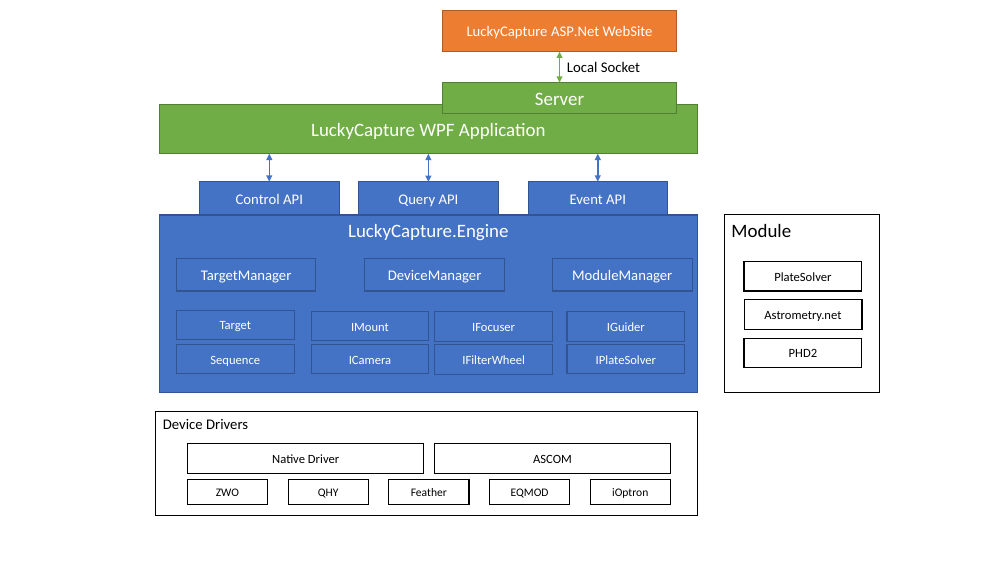
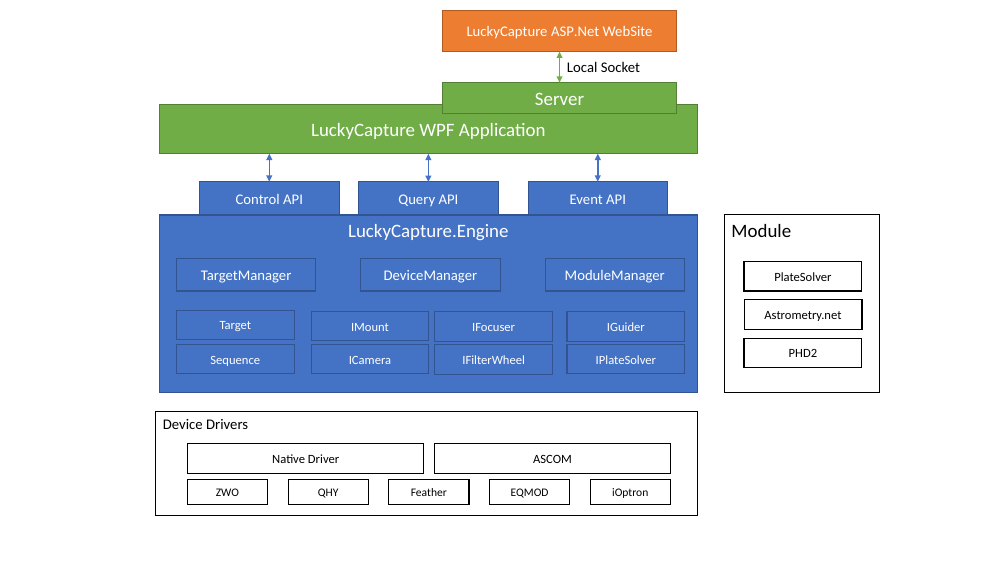
Before and after one commit to yuandong1222/LuckyCapture, a slide deck: slide 1 of Doc/Design.pptx. Drawn at 1008x567 pixels with LibreOffice and Linux fonts; fonts in the diff are those of the drawing. Boxes give left, top, right and bottom in pixels: in the first picture for what was removed or moved away, otherwise in the second. Text is boxed around its words. In the diff, an @@ line names an element or a change of style, - is before the commit and + after.

```diff
--- a/Doc/Design.pptx
+++ b/Doc/Design.pptx
@@ rectangle "DeviceManager" moved from (x1=365, y1=258, x2=505, y2=291) to (x1=361, y1=258, x2=501, y2=291) @@
@@ rectangle "ModuleManager" moved from (x1=553, y1=258, x2=693, y2=291) to (x1=545, y1=258, x2=685, y2=291) @@
```
Also in this commit, not shown: 1 other file.
